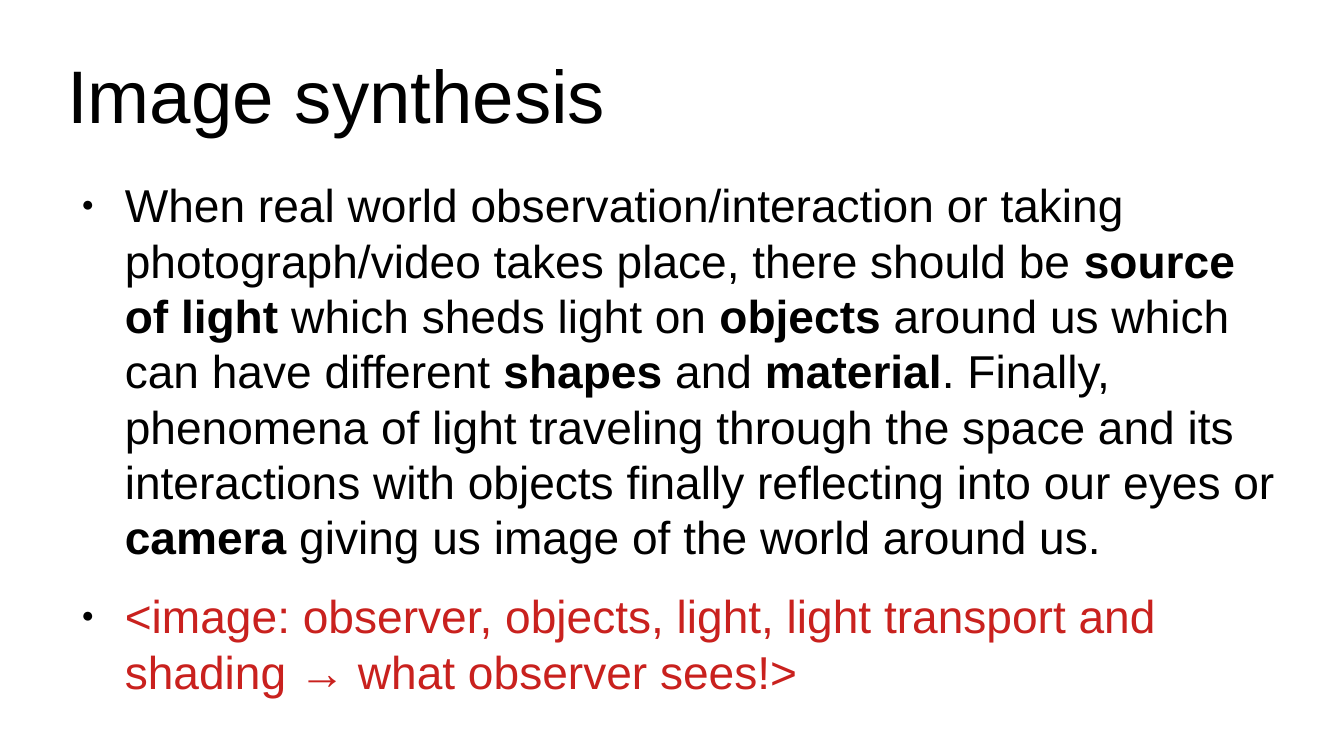
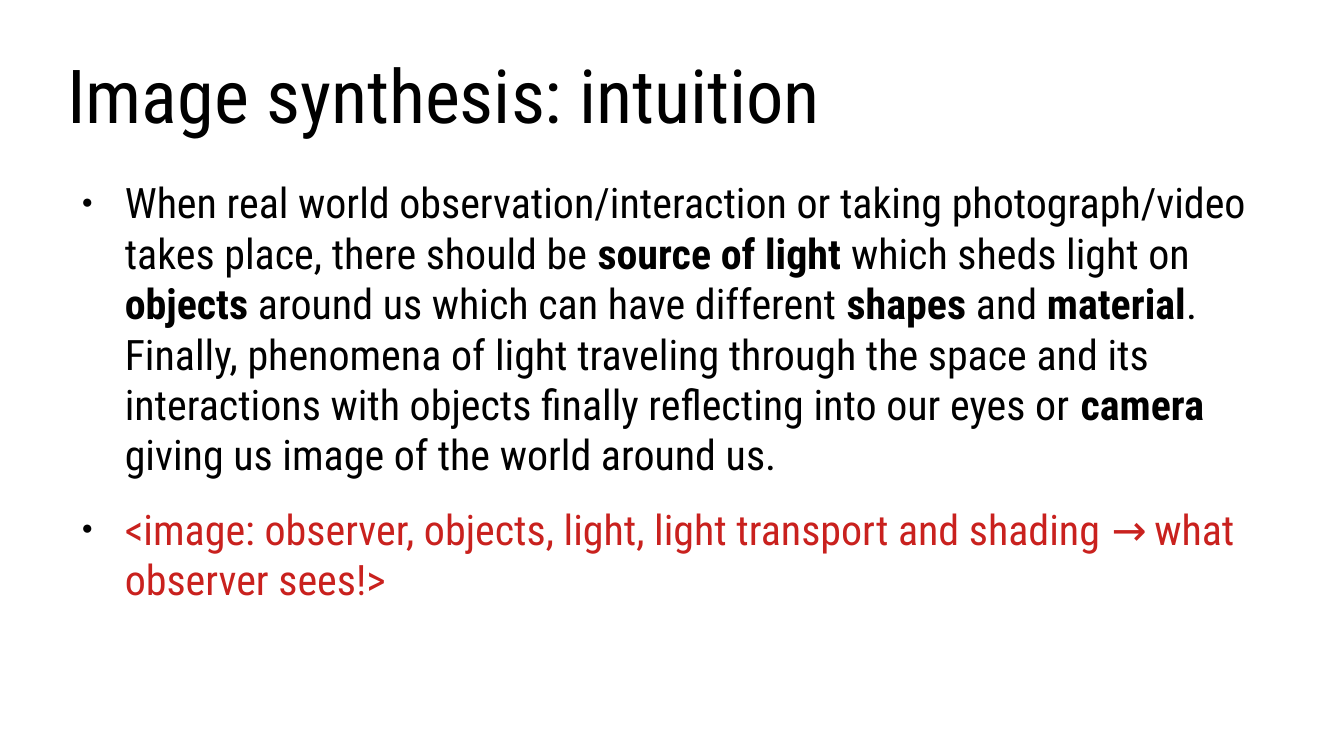
Before and after one commit to lorentzo/IntroductionToComputerGraphics, a slide deck: slide 5 of lectures/2_overview_computer_image_generation/computer_image_generation_overview.odp (slide 3 before the commit). Drawn at 1344x756 pixels with LibreOffice and Linux fonts; fonts in the diff are those of the drawing. Boxes give left, top, right and bottom in pixels: in the first picture for what was removed or moved away, otherwise in the second. Text is boxed around its words. In the diff, an @@ line names an element or a change of style, - is before the commit and + after.

```diff
--- a/lectures/2_overview_computer_image_generation/computer_image_generation_overview.odp
+++ b/lectures/2_overview_computer_image_generation/computer_image_generation_overview.odp
@@ title at bbox=[67, 67, 820, 139]: text changed; font Arial to Roboto Condensed @@
-Image synthesis
+Image synthesis: intuition
@@ text "When real world observation/interaction or ..." at bbox=[125, 186, 1246, 596]: size 27.2 to 24.8 pt, font Arial to Roboto Condensed @@
```
Also in this commit, not shown: 4 other slides changed, 1 slide added, 7 other files.
